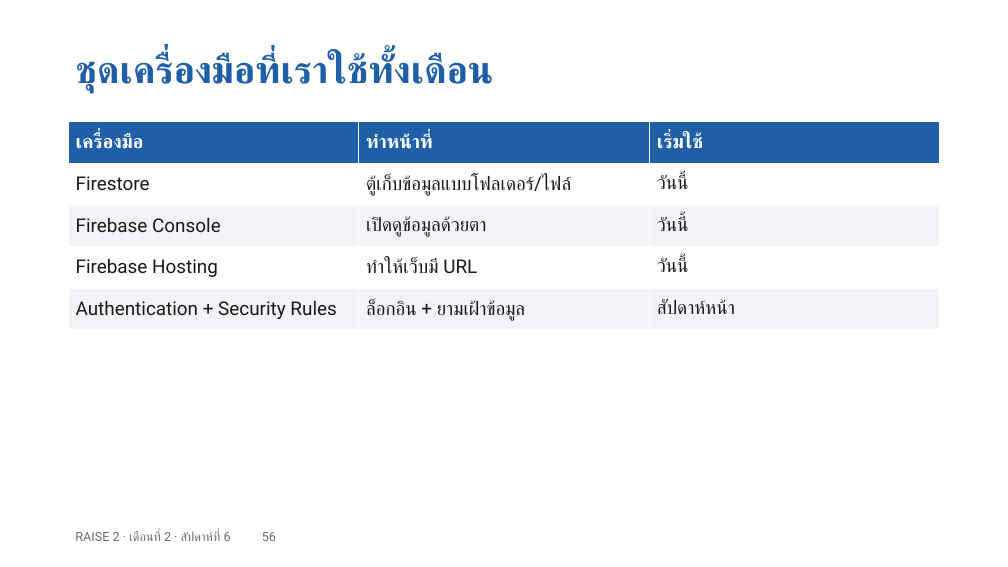
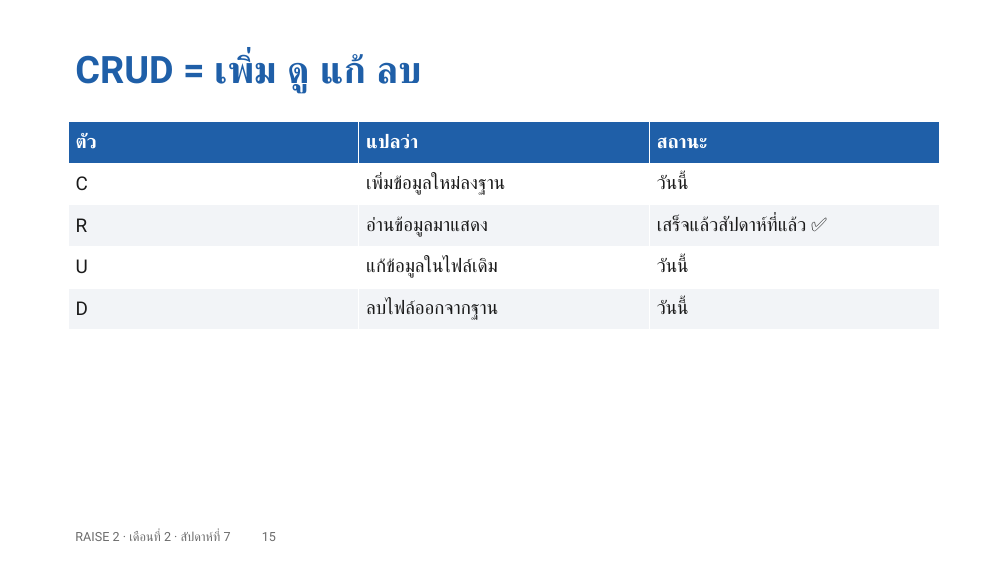
Before and after one commit to cnacha-mfu/raise2-module2, a slide deck: slide 15 of materials/week7/w7-slides.pptx (slide 56 before the commit). Drawn at 1008x567 pixels with LibreOffice and Linux fonts; fonts in the diff are those of the drawing. Boxes give left, top, right and bottom in pixels: in the first picture for what was removed or moved away, otherwise in the second. Text is boxed around its words. In the diff, an @@ line names an element or a change of style, - is before the commit and + after.

```diff
--- a/materials/week7/w7-slides.pptx
+++ b/materials/week7/w7-slides.pptx
@@ text at [75, 53, 422, 93]: text changed @@
-ชุดเครื่องมือที่เราใช้ทั้งเดือน
+CRUD = เพิ่ม ดู แก้ ลบ
@@ table at [68, 122, 939, 330] @@
-row 1: เครื่องมือ | ทำหน้าที่ | เริ่มใช้
+row 1: ตัว | แปลว่า | สถานะ
-row 2, column 1: Firestore
+row 2, column 1: C
-row 2, column 2: ตู้เก็บข้อมูลแบบโฟลเดอร์/ไฟล์
+row 2, column 2: เพิ่มข้อมูลใหม่ลงฐาน
-row 3: Firebase Console | เปิดดูข้อมูลด้วยตา | วันนี้
+row 3: R | อ่านข้อมูลมาแสดง | เสร็จแล้วสัปดาห์ที่แล้ว ✅
-row 4, column 1: Firebase Hosting
+row 4, column 1: U
-row 4, column 2: ทำให้เว็บมี URL
+row 4, column 2: แก้ข้อมูลในไฟล์เดิม
-row 5: Authentication + Security Rules | ล็อกอิน + ยามเฝ้าข้อมูล | สัปดาห์หน้า
+row 5: D | ลบไฟล์ออกจากฐาน | วันนี้
@@ text at [75, 531, 276, 541]: text changed @@
-RAISE 2 · เดือนที่ 2 · สัปดาห์ที่ 6 56
+RAISE 2 · เดือนที่ 2 · สัปดาห์ที่ 7 15
```
Also in this commit, not shown: 37 other slides changed, 29 slides added, 52 slides removed, 24 other files.
